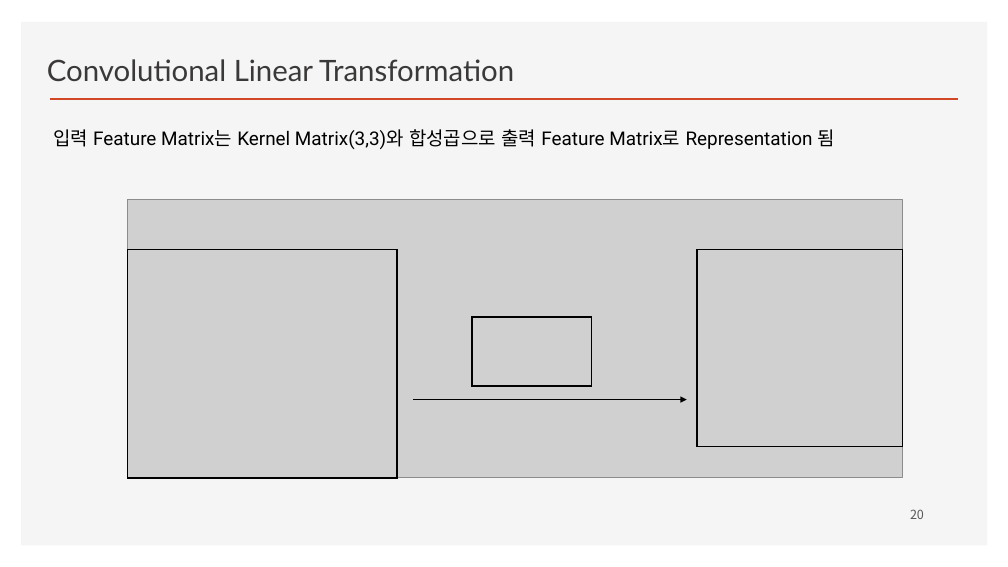
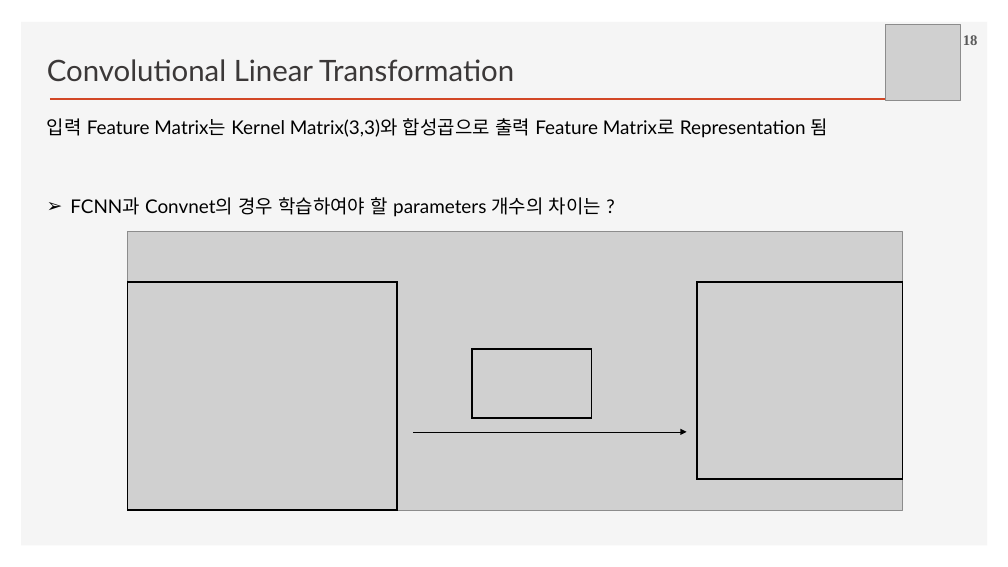
Before and after one commit to ancestor9/2026_Fall_Deep-Learning-with-Python, a slide deck: slide 18 of Chapter 08 Image Classification.pptx (slide 20 before the commit). Drawn at 1008x567 pixels with LibreOffice and Linux fonts; fonts in the diff are those of the drawing; grey boxes stand for pictures; background and template pictures are left out. Boxes give left, top, right and bottom in pixels: in the first picture for what was removed or moved away, otherwise in the second. Text is boxed around its words. In the diff, an @@ line names an element or a change of style, - is before the commit and + after.

```diff
--- a/Chapter 08 Image Classification.pptx
+++ b/Chapter 08 Image Classification.pptx
@@ picture added at [885, 25, 961, 101] @@
@@ page number added at [963, 35, 978, 45], 14 pt, text #595959, bold @@
+18
@@ text "입력 Feature Matrix는 Kernel Matrix(3,3)와 ...": place and size @@
-text "입력 Feature Matrix는 Kernel Matrix(3,3)와 ..." at [53, 129, 834, 149]
+text "입력 Feature Matrix는 Kernel Matrix(3,3)와 ..." at [47, 118, 827, 138]
@@ text "입력 Feature Matrix는 Kernel Matrix(3,3)와 ..." at [47, 118, 827, 138]: font Roboto to Lato @@
@@ text added at [70, 197, 601, 217], 18 pt, text #000000 @@
+➢ FCNN과 Convnet의 경우 학습하여야 할 parameters 개수의 차이는 ?
@@ 3 rectangles, 1 picture, 1 arrow: place and size @@
-3 rectangles, 1 picture, 1 arrow at [128, 200, 903, 479]
+3 rectangles, 1 picture, 1 arrow at [128, 231, 903, 510]
@@ page number removed at [910, 509, 924, 519] @@
-20
```
Also in this commit, not shown: 33 other slides changed, 5 slides added, 4 slides removed.
